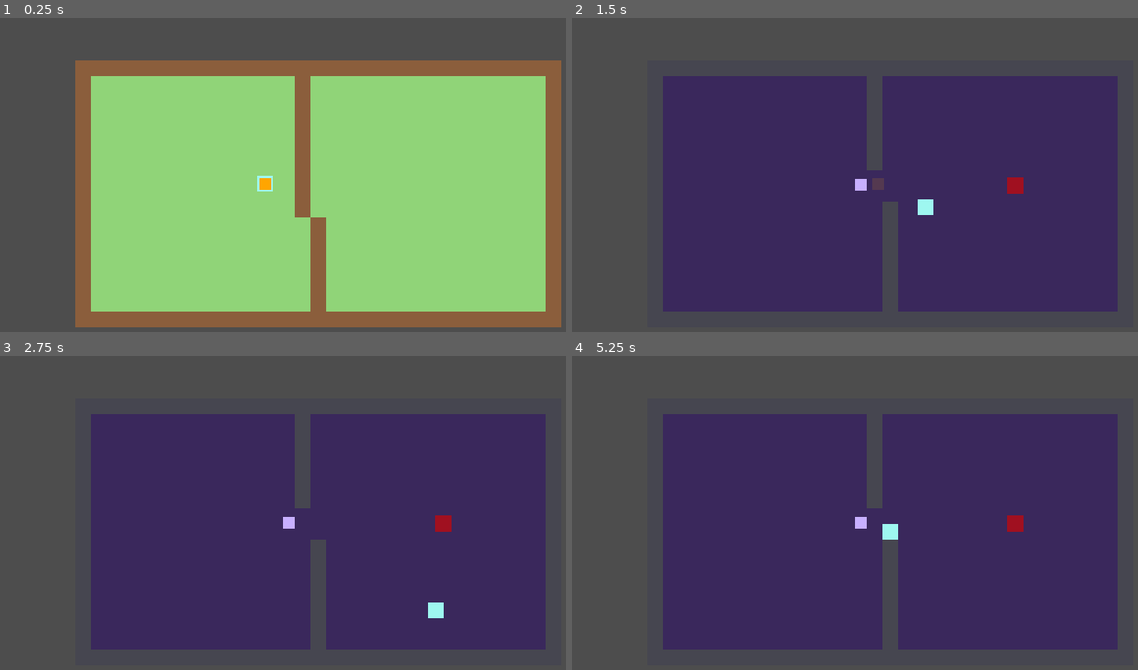
Above: before the commit, frames 1-4 (two rows, left to right).
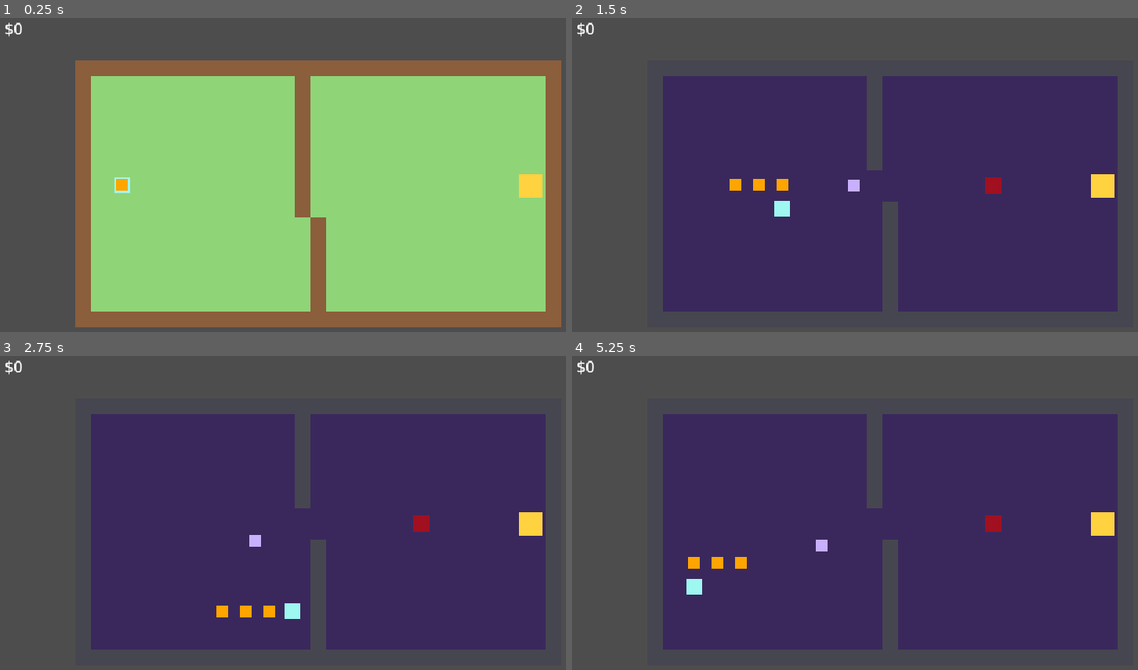
Above: after the commit, the same moments.

Repository: jonjud/night-shift-tour
Game: Godot game, scene res://scenes/main.tscn
Same seed, same stepped clock (60 frames per second), same inputs: the game is played once before the commit and once after it.
Inputs:
- Up to frame 1 (0.25 s): no input
- Up to frame 2 (1.5 s): tap Enter at 0.5 s; hold D (move_right) 0.53-1.28 s; hold Shift (shift_world) 0.53-1.28 s; hold S (move_down) from 1.28 s (still down); tap Shift (shift_world) at 1.35 s
- Up to frame 3 (2.75 s): release S (move_down) at 2.03 s; hold D (move_right) from 2.03 s (still down); hold Shift (shift_world) from 2.03 s (still down)
- Up to frame 4 (5.25 s): release D (move_right) at 2.78 s; release Shift (shift_world) at 2.78 s; hold W (move_up) 2.78-3.53 s; tap Shift (shift_world) at 2.85, 4.35 s; hold Shift (shift_world) 3.53-4.28 s; hold A (move_left) 3.53-5.03 s; hold S (move_down) from 5.03 s (still down); hold Shift (shift_world) from 5.03 s (still down)

The runs differ from the first frame. In frame 1, 0.7% of the frame differs, in the area x 0-96%, y 1-58%; in frame 2, 1.4%, in the area x 0-96%, y 1-64%; in frame 3, 1.3%; in frame 4, 1.3%.

Commit message:
chunk 10: ferris wheel goal + money counter

Diff:
--- a/project.godot
+++ b/project.godot
@@ -29,6 +29,7 @@
 guests=""
 ghosts=""
 demons=""
+goal=""
 
 [input]
 
--- a/scenes/main.tscn
+++ b/scenes/main.tscn
@@ -32,25 +32,42 @@
 tile_set = SubResource("TileSet_htemk")
 
 [node name="Player" parent="." unique_id=1742126411 instance=ExtResource("1_o5qli")]
-position = Vector2(-46, -2)
+position = Vector2(-192, -1)
 
 [node name="Camera2D" type="Camera2D" parent="." unique_id=873669907]
 
 [node name="Guest" parent="." unique_id=195671990 instance=ExtResource("4_jyhfs")]
-position = Vector2(-46, -2)
+position = Vector2(-192, -1)
 
 [node name="Guest2" parent="." unique_id=1712883963 instance=ExtResource("4_jyhfs")]
-position = Vector2(-46, -2)
+position = Vector2(-192, -1)
 trail_offset = 24
 
 [node name="Guest3" parent="." unique_id=1664171917 instance=ExtResource("4_jyhfs")]
-position = Vector2(-45, -2)
+position = Vector2(-191, -1)
 trail_offset = 36
 
 [node name="Ghost" parent="." unique_id=1940285773 instance=ExtResource("5_tbgi4")]
 
 [node name="Demon" parent="." unique_id=921988863 instance=ExtResource("6_tefeu")]
-position = Vector2(135, -1)
+position = Vector2(113, -1)
+
+[node name="FerrisWheel" type="Node2D" parent="." unique_id=1573307223 groups=["goal"]]
+position = Vector2(225, 0)
+
+[node name="Marker" type="ColorRect" parent="FerrisWheel" unique_id=973848362]
+anchors_preset = 8
+anchor_left = 0.5
+anchor_top = 0.5
+anchor_right = 0.5
+anchor_bottom = 0.5
+offset_left = -12.0
+offset_top = -12.0
+offset_right = 12.0
+offset_bottom = 12.0
+grow_horizontal = 2
+grow_vertical = 2
+color = Color(1, 0.8235294, 0.24705882, 1)
 
 [node name="FlashLayer" type="CanvasLayer" parent="." unique_id=317446317]
 
@@ -63,3 +80,13 @@
 grow_vertical = 2
 mouse_filter = 2
 color = Color(1, 0, 0, 1)
+
+[node name="HUD" type="CanvasLayer" parent="." unique_id=290148006]
+
+[node name="MoneyLabel" type="Label" parent="HUD" unique_id=732108616]
+offset_left = 8.0
+offset_top = 8.0
+offset_right = 48.0
+offset_bottom = 31.0
+theme_override_font_sizes/font_size = 16
+text = "$0"
--- a/scripts/main.gd
+++ b/scripts/main.gd
@@ -1,14 +1,18 @@
 extends Node2D
 
 const SHIFT_COOLDOWN : float = 1.5
+const GOAL_RADIUS := 20.0
+const GUEST_REWARD := 100
 
 @onready var day_layer : TileMapLayer = $DayLayer
 @onready var night_layer : TileMapLayer = $NightLayer
 @onready var red_flash: ColorRect = $FlashLayer/RedFlash
+@onready var money_label: Label = $HUD/MoneyLabel
+@onready var goal: Node2D = $FerrisWheel
 
 var is_night : bool = false
 var cooldown_left : float = 0.0
-
+var money := 0
 
 func _ready() -> void:
 	#always starting in day , no matter the inspector says
@@ -17,6 +21,9 @@
 func _process(delta: float) -> void:
 	if cooldown_left > 0.0:
 		cooldown_left -= delta
+
+func _physics_process(_delta: float) -> void:
+	_check_goal()
 
 func _unhandled_input(event: InputEvent) -> void:
 	if event.is_action_pressed("shift_world"):
@@ -62,3 +69,11 @@
 		gh.set_night(is_night_now)
 	for dm in get_tree().get_nodes_in_group("demons"):
 		dm.set_night(is_night_now)
+
+# guest that get in the goal's redius = we get the money guest get outta train
+func _check_goal() -> void:
+	for g in get_tree().get_nodes_in_group("guests"):
+		if g.global_position.distance_to(goal.global_position) <= GOAL_RADIUS:
+			g.vanish()  # use the same function > vanish
+			money += GUEST_REWARD
+			money_label.text = "$%d" % money
